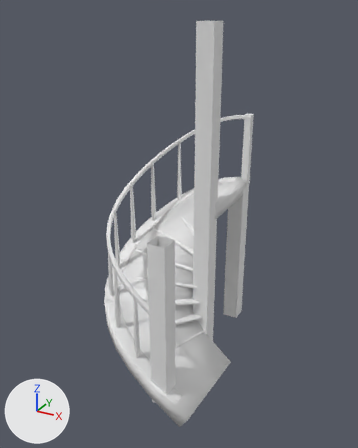
A saved change to the FBX model Assets/Visuals/Models/SpiralStairs.fbx.
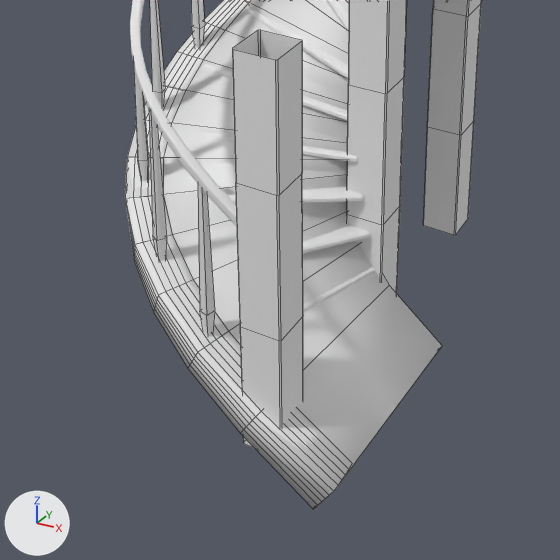
Each version appears first whole from a 50 mm lens placed at (2.29, -4.8, 4.13), pointed at (-0.31, -0.07, 1.77), and next in a close-up on the part from 15% to 78% of the width and 50% to 100% of the height. Arrows for +X, +Y and +Z are at lower left; the lights stay in place. The close-ups show mesh edges as thin lines. Where no turn or scale is listed for an object, it has been applied to the vertices.

Before the edit, the objects in view are built like this:
```python
me_куб_023 = bpy.data.meshes.new('Куб.023')
me_куб_023.from_pydata(...)  # 96 vertices, 64 faces; spans x -1.13..-0.31, y -1.03..1.0, z 0.43..2.72
me_куб_023.materials.append(mat_брус)  # its picture is missing
me_траекторияnurbs = bpy.data.meshes.new('ТраекторияNurbs')
me_траекторияnurbs.from_pydata(...)  # 400 vertices, 380 faces; spans x -1.21..0.39, y -1.15..1.11, z -0.16..2.06
me_траекторияnurbs.materials.append(mat_брус)  # its picture is missing
me_траекторияnurbs_003 = bpy.data.meshes.new('ТраекторияNurbs.003')
me_траекторияnurbs_003.from_pydata(...)  # 79 vertices, 78 faces; spans x -1.21..0.43, y -1.15..1.11, z -0.16..2.07
ob_брус_крученый = bpy.data.objects.new('Брус крученый', me_траекторияnurbs)
ob_брус_крученый.location = (0.0, 0.0, 0.0)
ob_коллайдер = bpy.data.objects.new('_Коллайдер', me_траекторияnurbs_003)
ob_коллайдер.location = (0.0, 0.0, 0.0)
ob_перила = bpy.data.objects.new('Перила', me_куб_023)
ob_перила.location = (0.0, 0.0, 0.0)
# also in view: 'Брус' at (0.0, 0.0, 1.0); 'Брус.006' at (0.0, -1.0, 1.0); 'Брус.002' at (0.0, 1.0, 1.0); 'Ступени' at (-0.48, 0.01, 1.09); 'Перилина' at (-0.52, -0.01, 1.95)
```
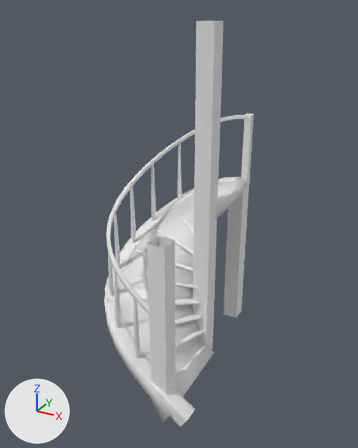
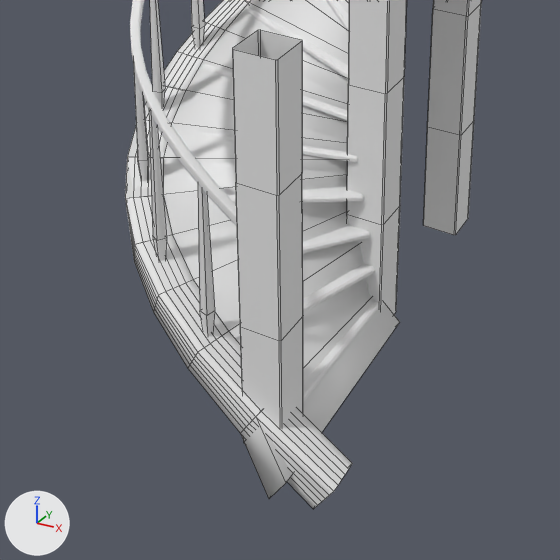
What differs and where, as boxes [x1, y1, x2, y2] in the close-ups (560 x 560 px; the box of a moved part takes in the faces that stretch with it):
'_Коллайдер', reshaped: before [125, 0, 442, 509]; after [125, 0, 400, 499]
part 1 of me_траекторияnurbs_003, moved or reshaped: before [229, 244, 442, 509]; after [229, 244, 400, 499]

The edits, one by one:
me_траекторияnurbs_003 has 79 vertices, 78 faces and spans x -1.21..0.43, y -1.15..1.11, z -0.16..2.07.
me_траекторияnurbs_003 is used by ob_коллайдер; location (0.0, 0.0, 0.0).
Part 1, on me_траекторияnurbs_003:
Vertex 71 of me_траекторияnurbs_003 moves from (0.04, -0.05, 0.14) to (-0.04, -0.04, 0.05).
Vertex 72 of me_траекторияnurbs_003 moves from (0.14, -0.08, 0.29) at pixel (389, 285) to (0.06, -0.06, 0.21).
Vertex 75 of me_траекторияnurbs_003 moves from (0.33, -0.07, -0.13) to (0.09, -0.02, -0.1).
Vertex 76 of me_траекторияnurbs_003 moves from (0.43, -0.07, 0.03) at pixel (442, 345) to (0.19, -0.04, 0.06) at pixel (399, 322).
Vertex 77 of me_траекторияnurbs_003 moves from (0.39, -1.15, -0.01) at pixel (333, 491) to (0.18, -1.2, -0.02) at pixel (285, 483).
Vertex 78 of me_траекторияnurbs_003 moves from (0.29, -1.15, -0.16) at pixel (313, 509) to (0.08, -1.19, -0.17) at pixel (268, 499).
